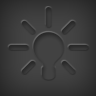
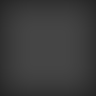
The second 96 x 96 image is a revision of the first. Changes to its layers:
hid "Layer 5", moved it into group "Misc Stuff" over box(8, 6, 89, 81)
